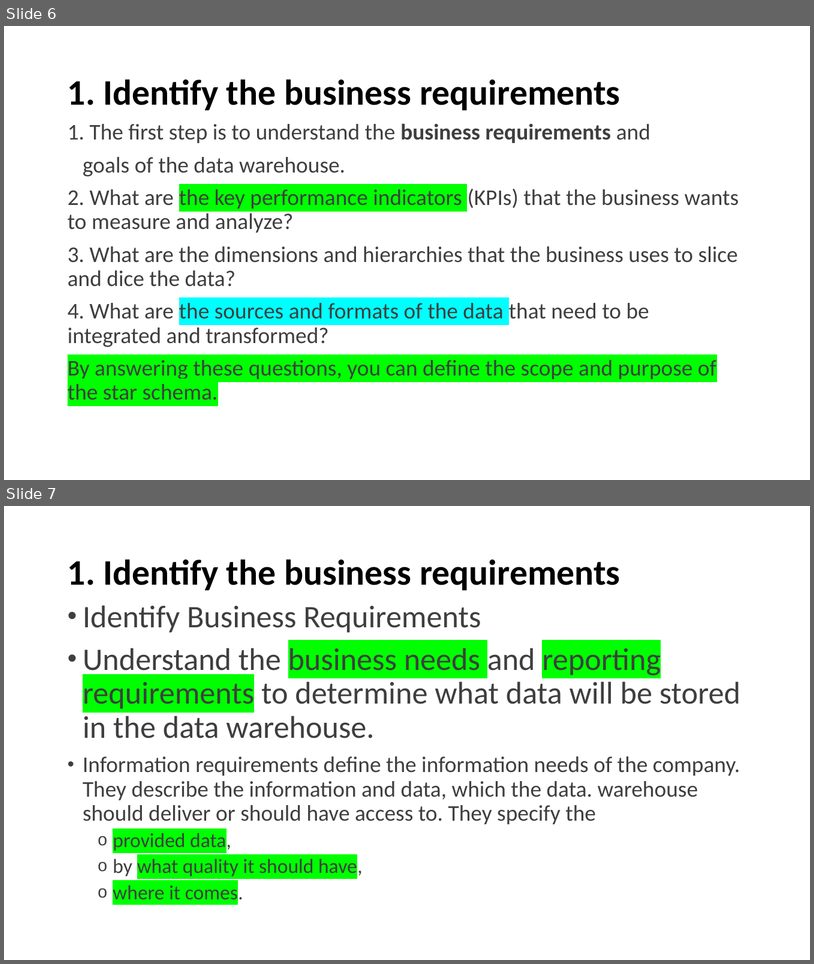
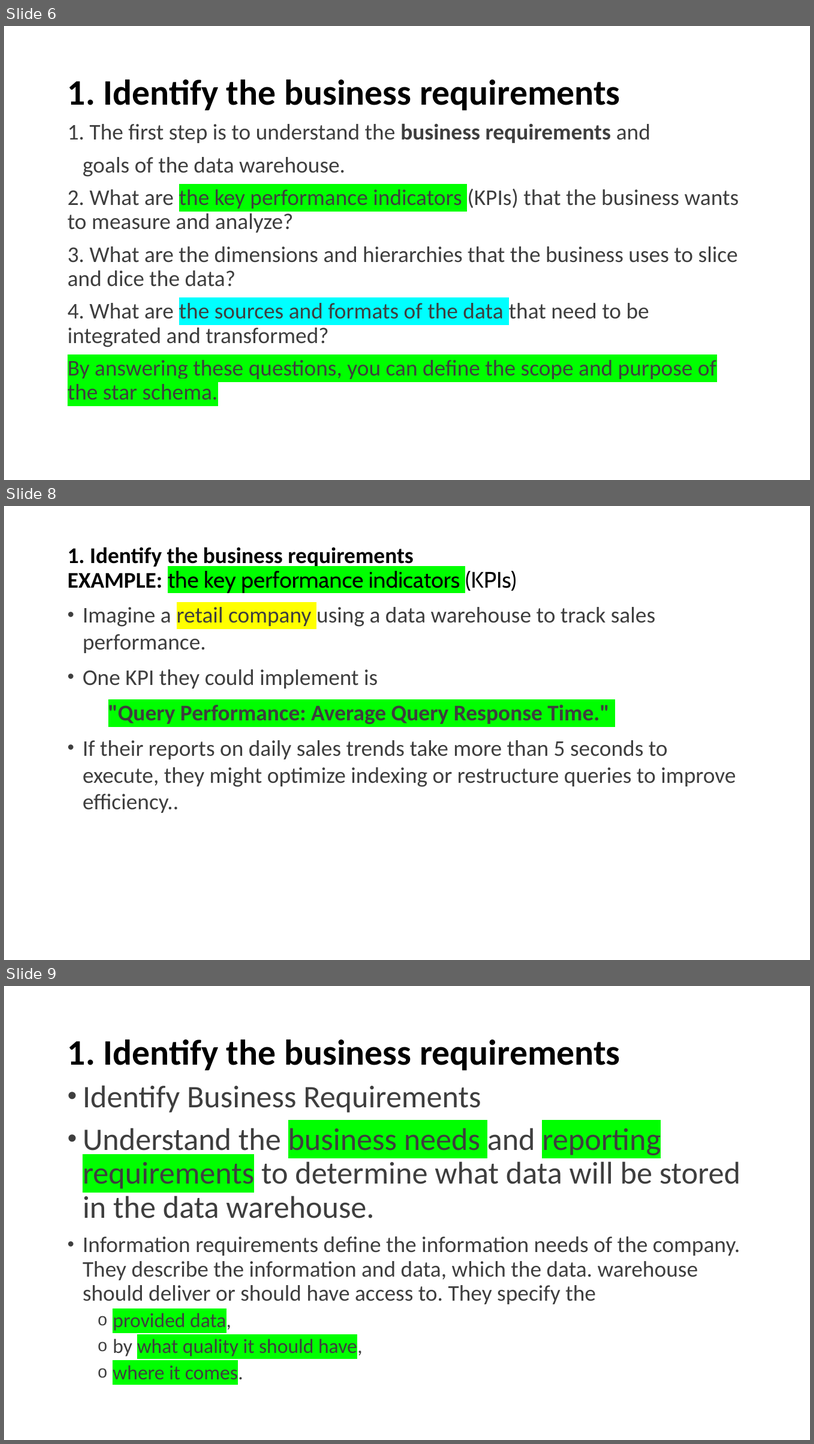
Before and after one commit to mahmoudparsian/data-warehousing, a slide deck: syllabus/week-07-Star-Schema/concepts/How_To_Design_a_Star_Schema_LINKEDIN.pptx. Shown one above the other, each under a label of ours: slides 6 and 7 before the commit, slides 6, 8 and 9 after it; the slides between them are not shown. The pictures are 814x964 and 814x1444 pixels, drawn with LibreOffice and Linux fonts; fonts in the diff are those of the drawing; background and template pictures are left out. Boxes give left, top, right and bottom in pixels: in the first picture for what was removed or moved away, otherwise in the second. Text is boxed around its words. In the diff, an @@ line names an element or a change of style, - is before the commit and + after.

```diff
--- a/syllabus/week-07-Star-Schema/concepts/How_To_Design_a_Star_Schema_LINKEDIN.pptx
+++ b/syllabus/week-07-Star-Schema/concepts/How_To_Design_a_Star_Schema_LINKEDIN.pptx
@@ slide 8 added at <box>4,506,810,960</box>, background #FFFFFF @@
@@ title added at <box>68,547,517,592</box>, 20 pt, text #000000, bold @@
+1. Identify the business requirements
+EXAMPLE: the key performance indicators (KPIs)
@@ text added at <box>83,607,736,813</box>, 20 pt, text #3E3E3E @@
+• Imagine a retail company using a data warehouse to track sales performance.
+• One KPI they could implement is
+"Query Performance: Average Query Response Time."
+• If their reports on daily sales trends take more than 5 seconds to execute, they might optimize indexing or restructure queries to improve efficiency..
@@ what was slide 7 is now slide 9 @@
```
Also in this commit, not shown: 1 other slide added.
